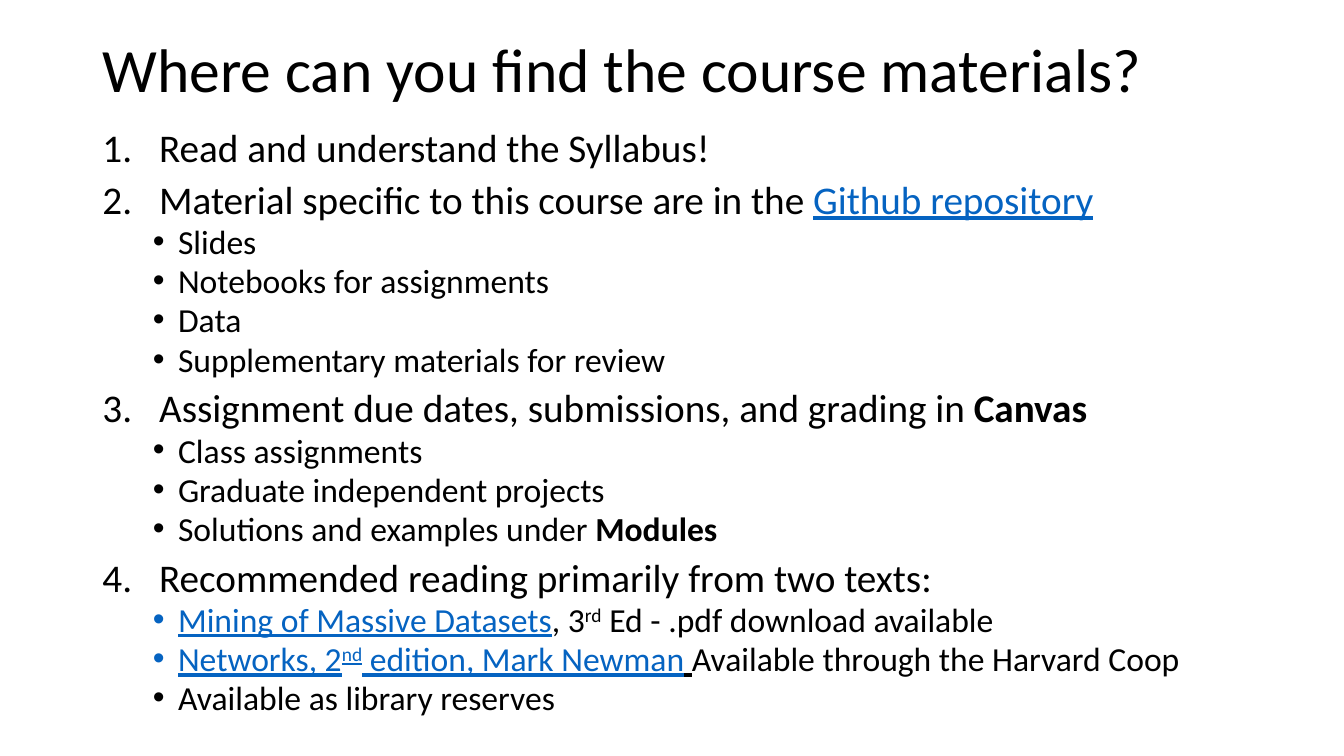
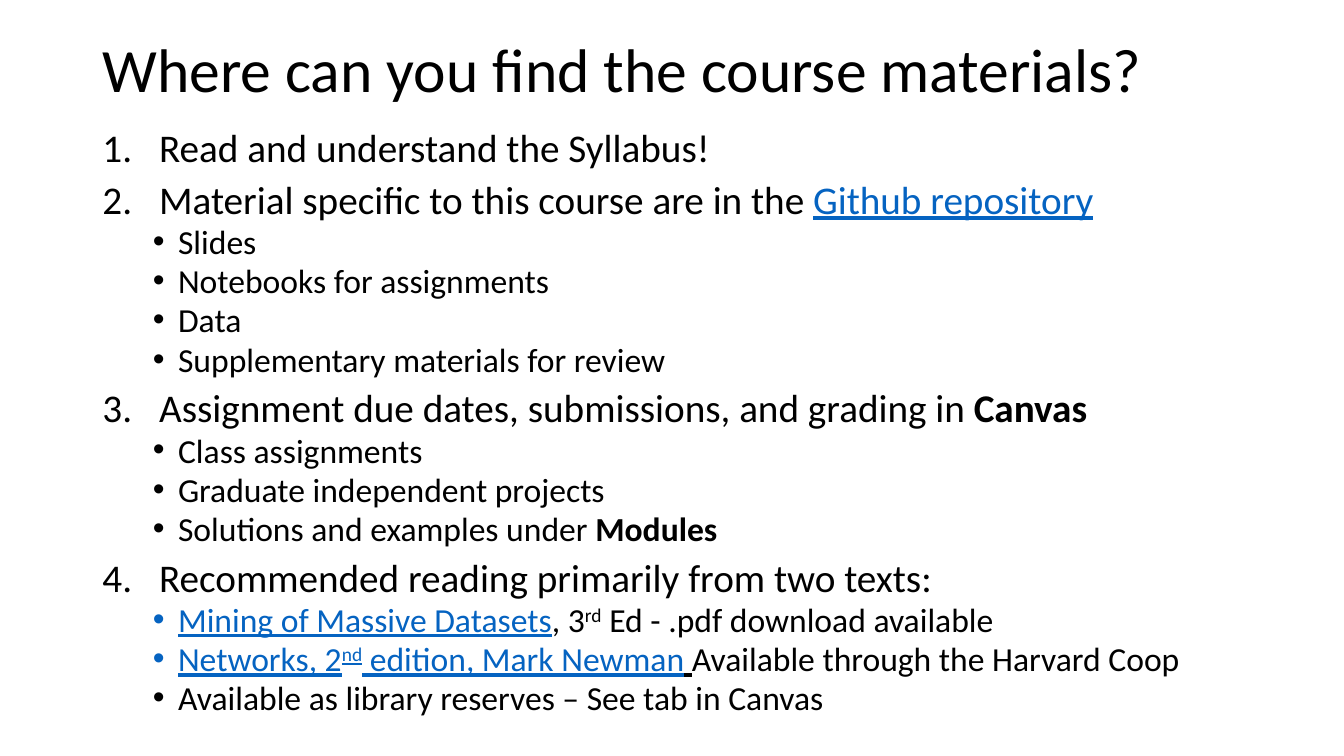
Before and after one commit to StephenElston/CSCI-E-108, a slide deck: slide 19 of slides/1_Introduction.pptx (slide 17 before the commit). Drawn at 1344x756 pixels with LibreOffice and Linux fonts; fonts in the diff are those of the drawing. Boxes give left, top, right and bottom in pixels: in the first picture for what was removed or moved away, otherwise in the second. Text is boxed around its words. In the diff, an @@ line names an element or a change of style, - is before the commit and + after.

```diff
--- a/slides/1_Introduction.pptx
+++ b/slides/1_Introduction.pptx
@@ text at bbox=[178, 686, 823, 716]: text changed @@
-  • Available as library reserves
+  • Available as library reserves – See tab in Canvas
```
Also in this commit, not shown: 10 other slides changed, 2 slides added.
